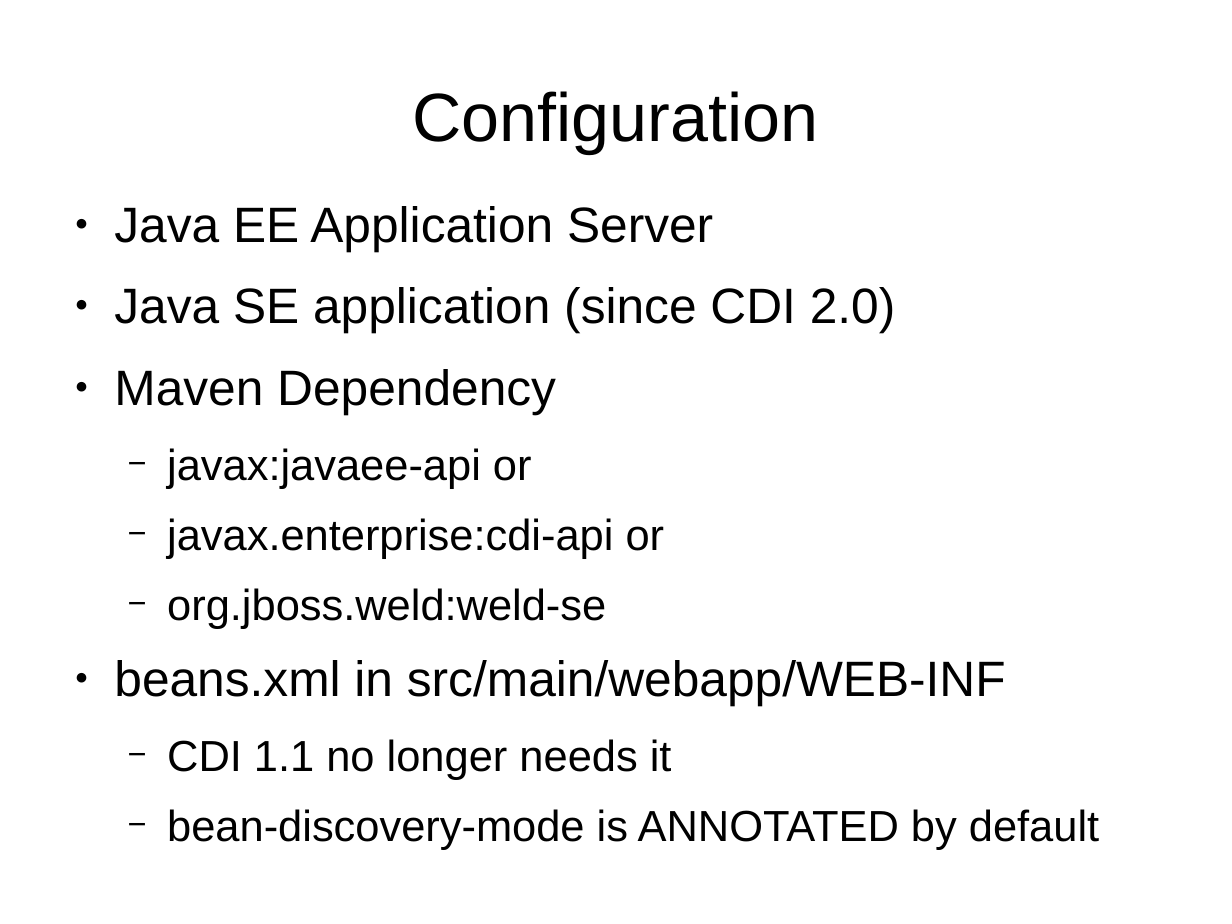
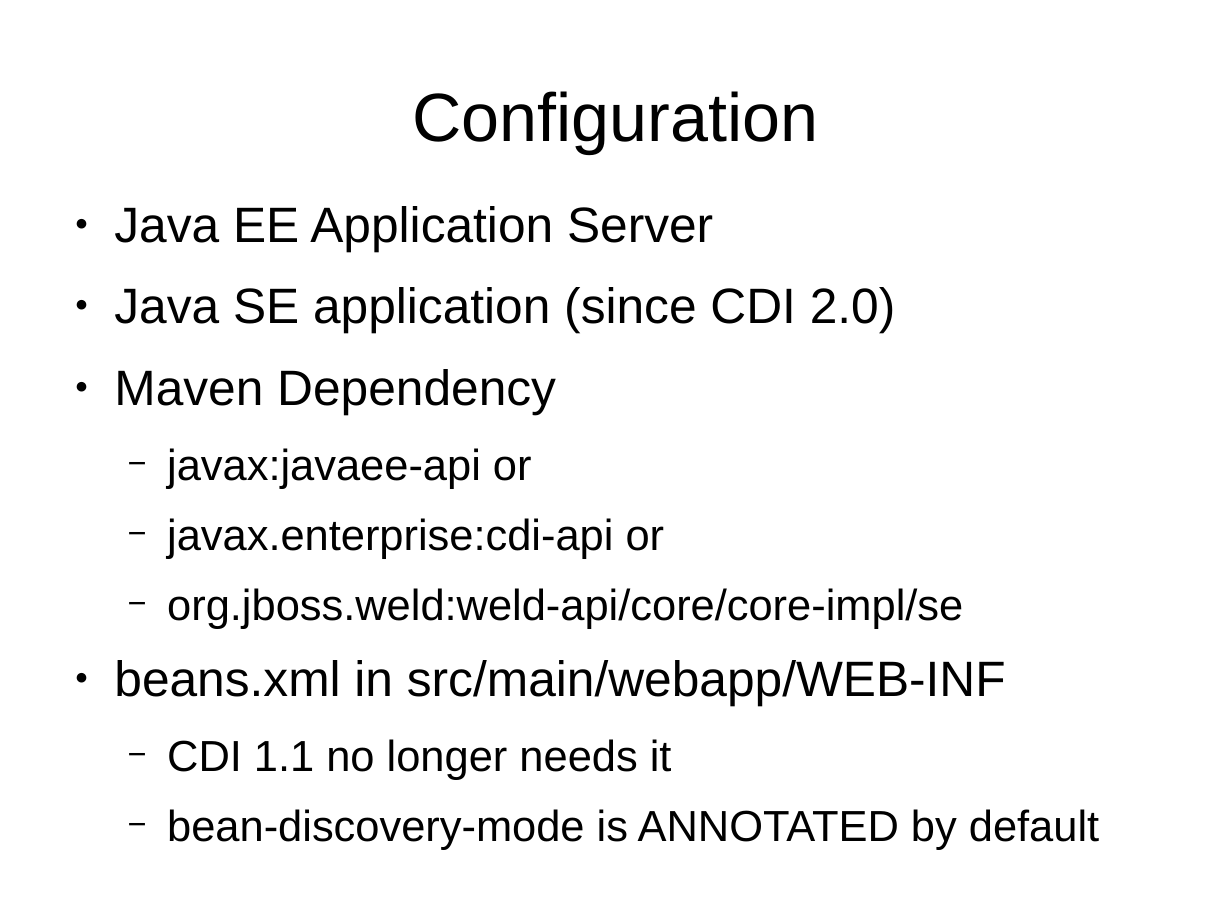
Before and after one commit to FrigoCoder/CDI, a slide deck: slide 6 of CDI.odp (slide 12 before the commit). Drawn at 1232x924 pixels with LibreOffice and Linux fonts; fonts in the diff are those of the drawing. Boxes give left, top, right and bottom in pixels: in the first picture for what was removed or moved away, otherwise in the second. Text is boxed around its words. In the diff, an @@ line names an element or a change of style, - is before the commit and + after.

```diff
--- a/CDI.odp
+++ b/CDI.odp
@@ text at [167, 588, 963, 629]: text changed @@
-  − org.jboss.weld:weld-se
+  − org.jboss.weld:weld-api/core/core-impl/se
```
Also in this commit, not shown: 4 other slides changed, 4 slides added, 2 slides removed, 1 other file.
